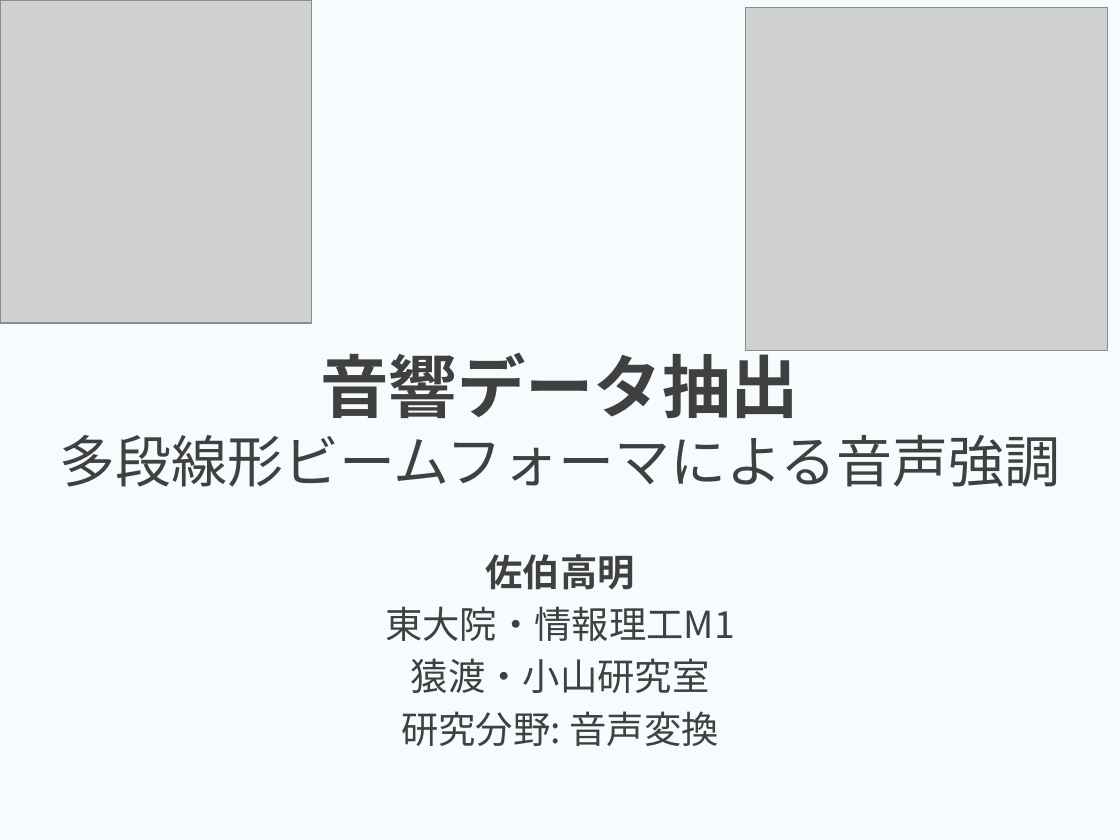
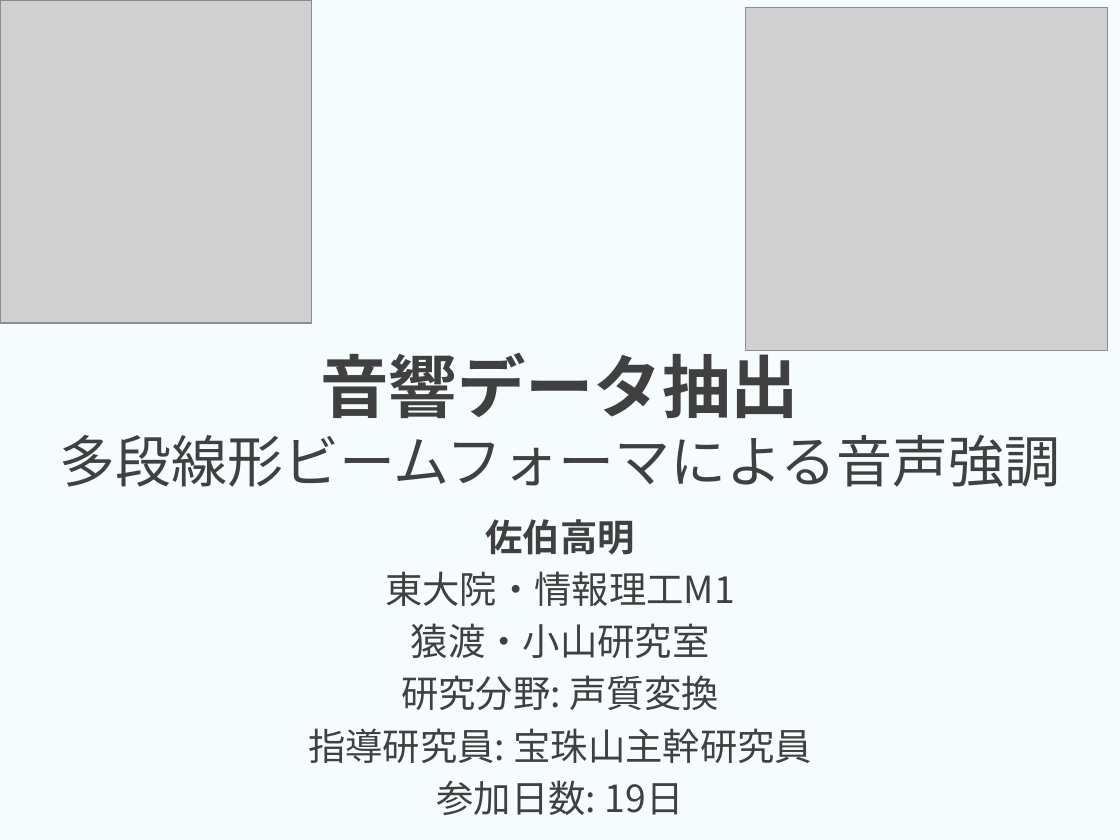
Before and after one commit to Takaaki-Saeki/Algorithms, a slide deck: slide 1 of PBL最終発表.pptx. Drawn at 1120x840 pixels with LibreOffice and Linux fonts; fonts in the diff are those of the drawing; grey boxes stand for pictures. Boxes give left, top, right and bottom in pixels: in the first picture for what was removed or moved away, otherwise in the second. Text is boxed around its words. In the diff, an @@ line names an element or a change of style, - is before the commit and + after.

```diff
--- a/PBL最終発表.pptx
+++ b/PBL最終発表.pptx
@@ text "佐伯高明": place and size @@
-text "佐伯高明" at [385,554,735,746]
+text "佐伯高明" at [308,519,812,815]
@@ text at [308,675,812,815]: text changed @@
-研究分野: 音声変換
+研究分野: 声質変換
+指導研究員: 宝珠山主幹研究員
+参加日数: 19日
```
Also in this commit, not shown: 4 other slides changed.
